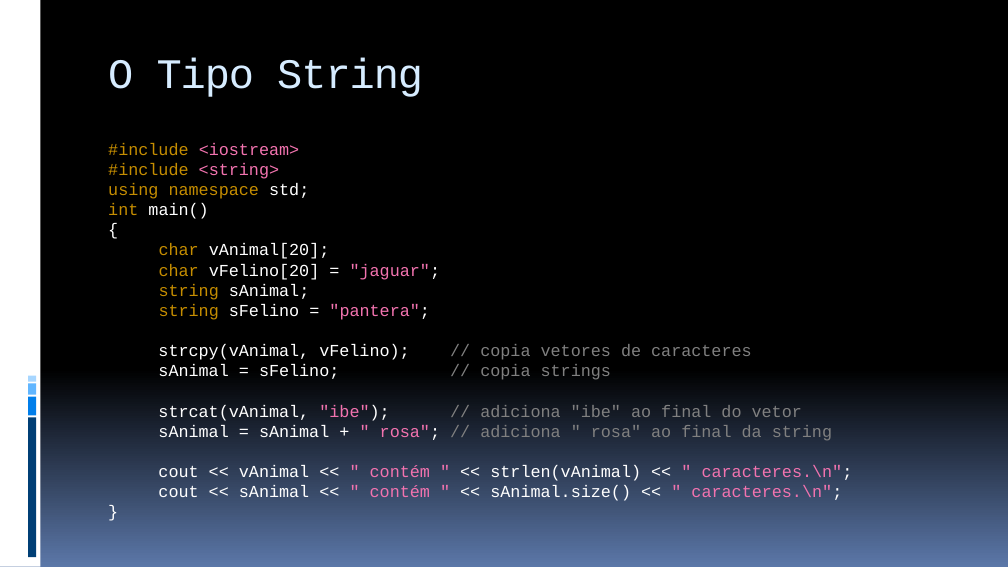
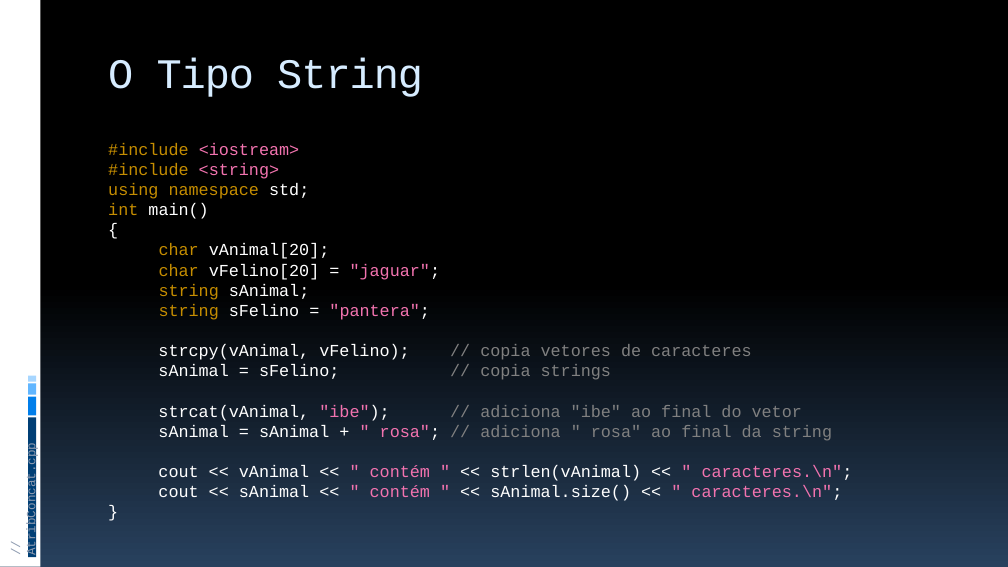
Before and after one commit to JudsonSS/ProgComp, a slide deck: slide 32 of Slides/11. Strings.pptx. Drawn at 1008x567 pixels with LibreOffice and Linux fonts; fonts in the diff are those of the drawing. Boxes give left, top, right and bottom in pixels: in the first picture for what was removed or moved away, otherwise in the second. Text is boxed around its words. In the diff, an @@ line names an element or a change of style, - is before the commit and + after.

```diff
--- a/Slides/11. Strings.pptx
+++ b/Slides/11. Strings.pptx
@@ background gradient #000000 to #5B77A8 to gradient #000000 to #28415E @@
@@ text added at bbox=[25, 453, 39, 552], 12 pt, text #8E9BB0 @@
+// AtribConcat.cpp
```
Also in this commit, not shown: 36 other slides changed, 8 other files.
